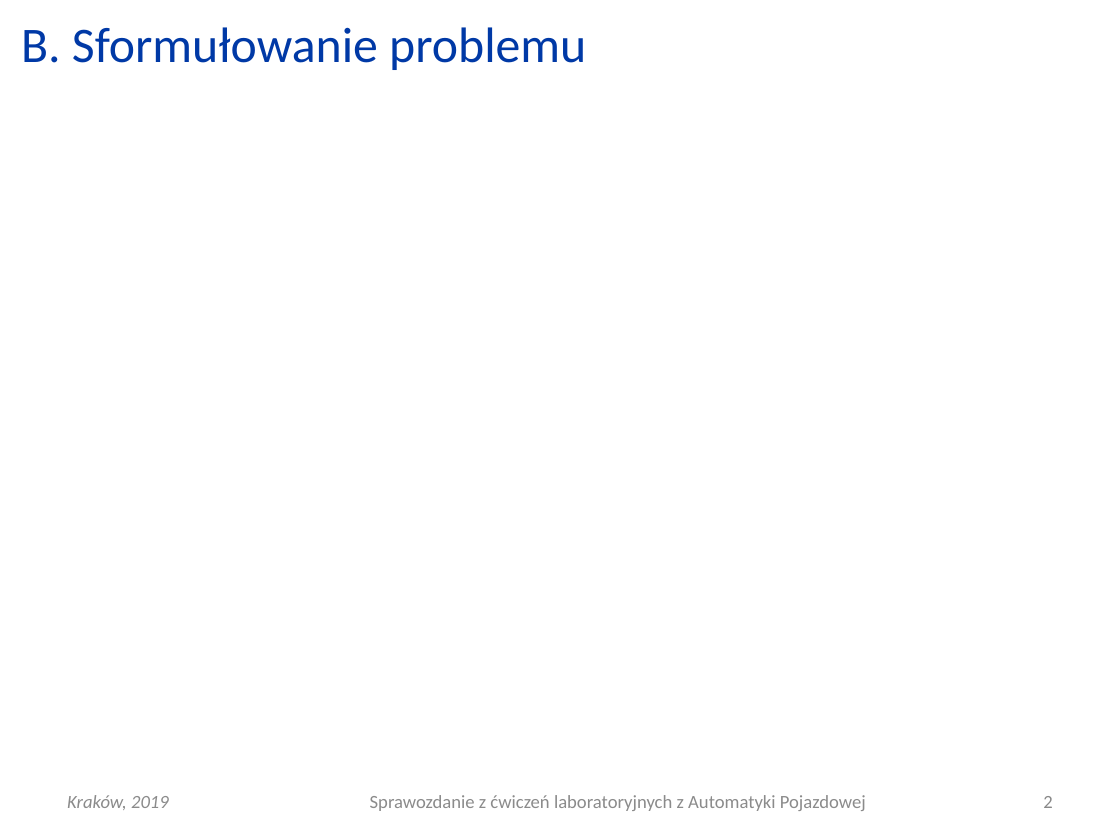
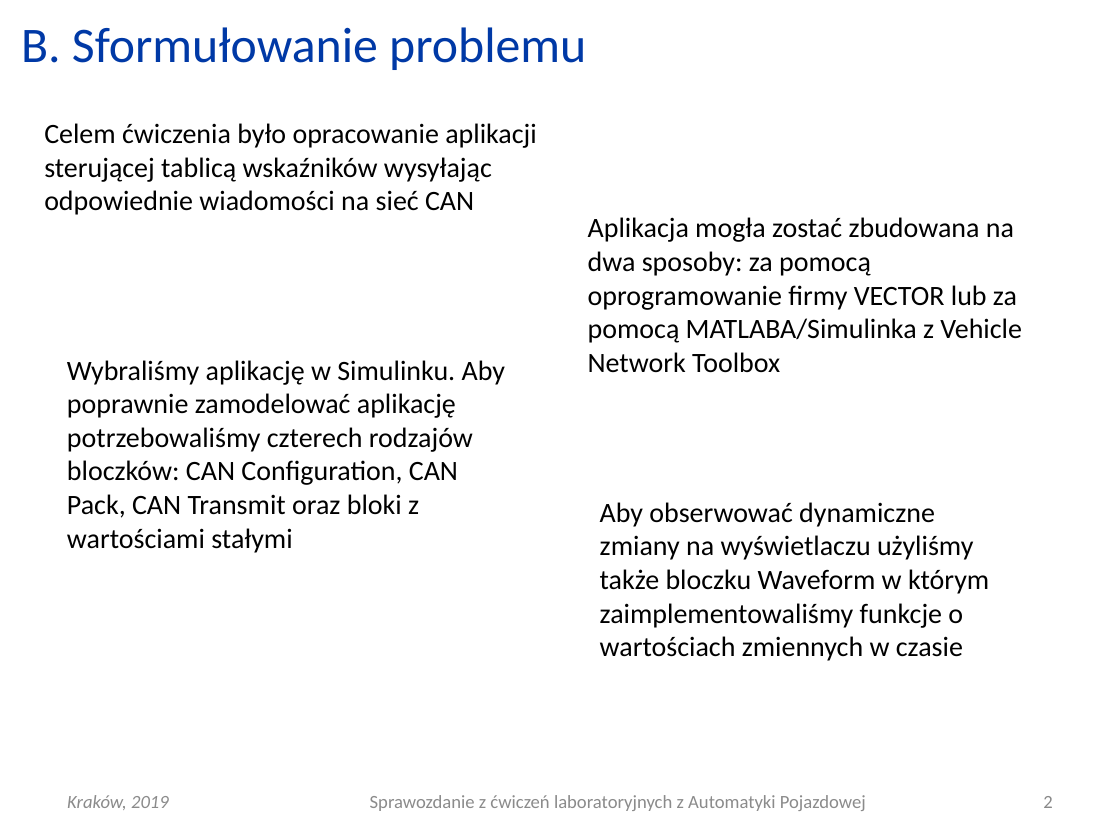
Before and after one commit to Katarzyna-W/AP, a slide deck: slide 2 of Lab11_DESKA_DO PRASOWANIA/AP_L11_20190522_0800_G01.pptx. Drawn at 1120x840 pixels with LibreOffice and Linux fonts; fonts in the diff are those of the drawing. Boxes give left, top, right and bottom in pixels: in the first picture for what was removed or moved away, otherwise in the second. Text is boxed around its words. In the diff, an @@ line names an element or a change of style, - is before the commit and + after.

Commit message:
Sformułowanie problemu(drewniane można spolszczyć)

```diff
--- a/Lab11_DESKA_DO PRASOWANIA/AP_L11_20190522_0800_G01.pptx
+++ b/Lab11_DESKA_DO PRASOWANIA/AP_L11_20190522_0800_G01.pptx
@@ text added at (x1=44, y1=123, x2=537, y2=215), 18 pt, text #000000 @@
+Celem ćwiczenia było opracowanie aplikacji sterującej tablicą wskaźników wysyłając odpowiednie wiadomości na sieć CAN
@@ text added at (x1=588, y1=217, x2=1022, y2=373), 18 pt, text #000000 @@
+Aplikacja mogła zostać zbudowana na dwa sposoby: za pomocą oprogramowanie firmy VECTOR lub za pomocą MATLABA/Simulinka z Vehicle Network Toolbox
@@ text added at (x1=67, y1=360, x2=505, y2=553), 18 pt, text #000000 @@
+Wybraliśmy aplikację w Simulinku. Aby poprawnie zamodelować aplikację potrzebowaliśmy czterech rodzajów bloczków: CAN Configuration, CAN Pack, CAN Transmit oraz bloki z wartościami stałymi
@@ text added at (x1=600, y1=502, x2=989, y2=661), 18 pt, text #000000 @@
+Aby obserwować dynamiczne zmiany na wyświetlaczu użyliśmy także bloczku Waveform w którym zaimplementowaliśmy funkcje o wartościach zmiennych w czasie
```
Also in this commit, not shown: 1 other slide changed.
